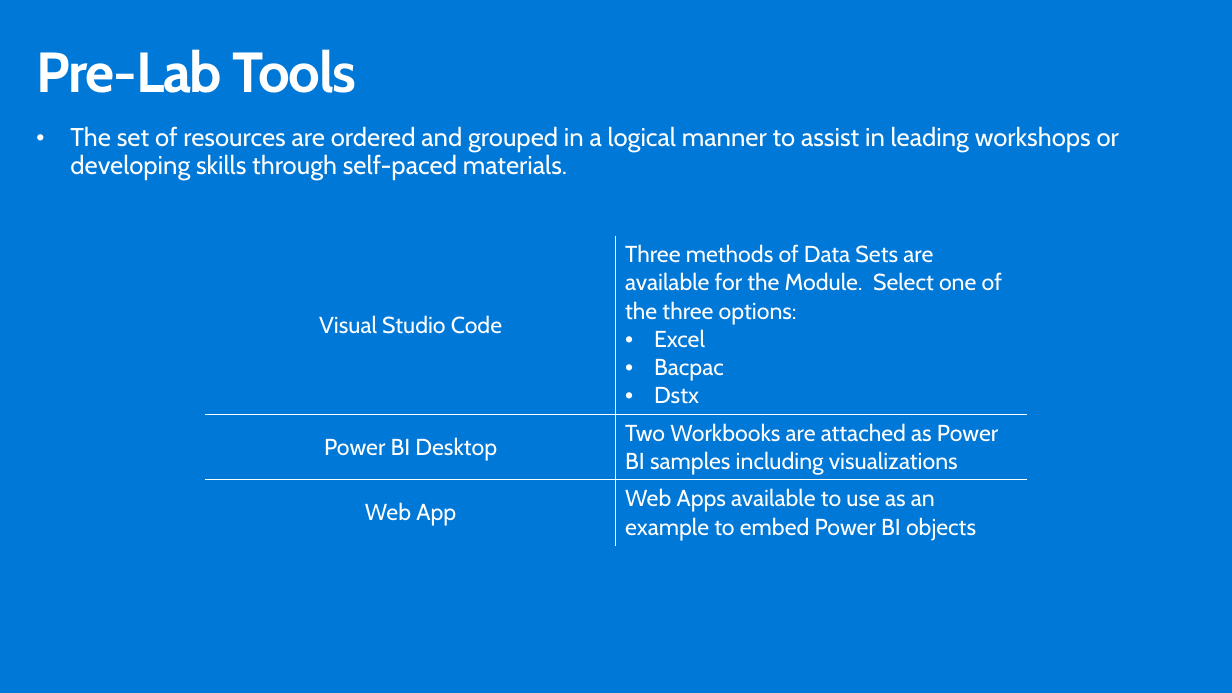
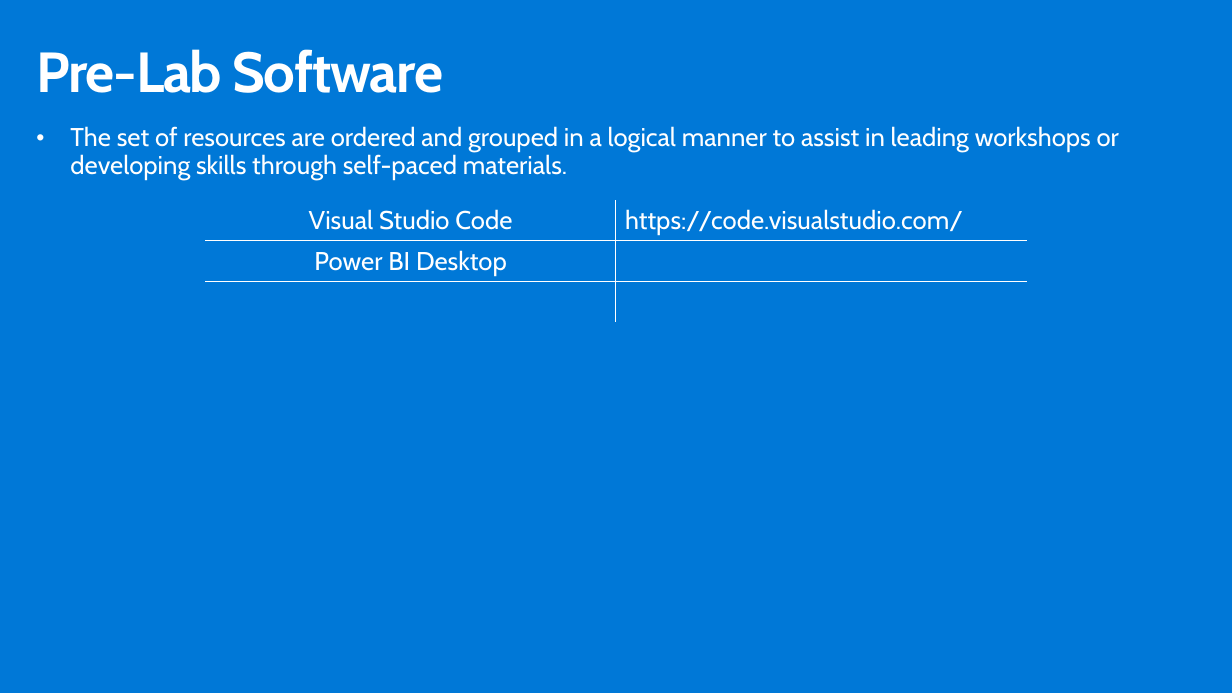
Before and after one commit to hnc198/AzurePowerBI, a slide deck: slide 7 of 4. Hands-on Modules/1. Pre-Lab Work/1. Pre-Lab Introduction.pptx. Drawn at 1232x693 pixels with LibreOffice and Linux fonts; fonts in the diff are those of the drawing. Boxes give left, top, right and bottom in pixels: in the first picture for what was removed or moved away, otherwise in the second. Text is boxed around its words. In the diff, an @@ line names an element or a change of style, - is before the commit and + after.

Commit message:
Module Updates

```diff
--- a/4. Hands-on Modules/1. Pre-Lab Work/1. Pre-Lab Introduction.pptx
+++ b/4. Hands-on Modules/1. Pre-Lab Work/1. Pre-Lab Introduction.pptx
@@ title at (x1=36, y1=49, x2=443, y2=93): text changed @@
-Pre-Lab Tools
+Pre-Lab Software
@@ table at (x1=205, y1=201, x2=1026, y2=321) @@
-row 1, column 2: Three methods of Data Sets are available for the Module. Select one of the three options: / Excel / Bacpac / Dstx
+row 1, column 2: https://code.visualstudio.com/
-row 2, column 2: Two Workbooks are attached as Power BI samples including visualizations
+row 2, column 2: 
-row 3, column 1: Web App
+row 3, column 1: 
-row 3, column 2: Web Apps available to use as an example to embed Power BI objects
+row 3, column 2: 
@@ size 18 to 20 pt in "Visual Studio Code", "Power BI Desktop" @@
@@ table resized from (x1=205, y1=236, x2=1026, y2=545) to (x1=205, y1=201, x2=1026, y2=321) @@
```
Also in this commit, not shown: 3 other slides changed, 10 other files.
